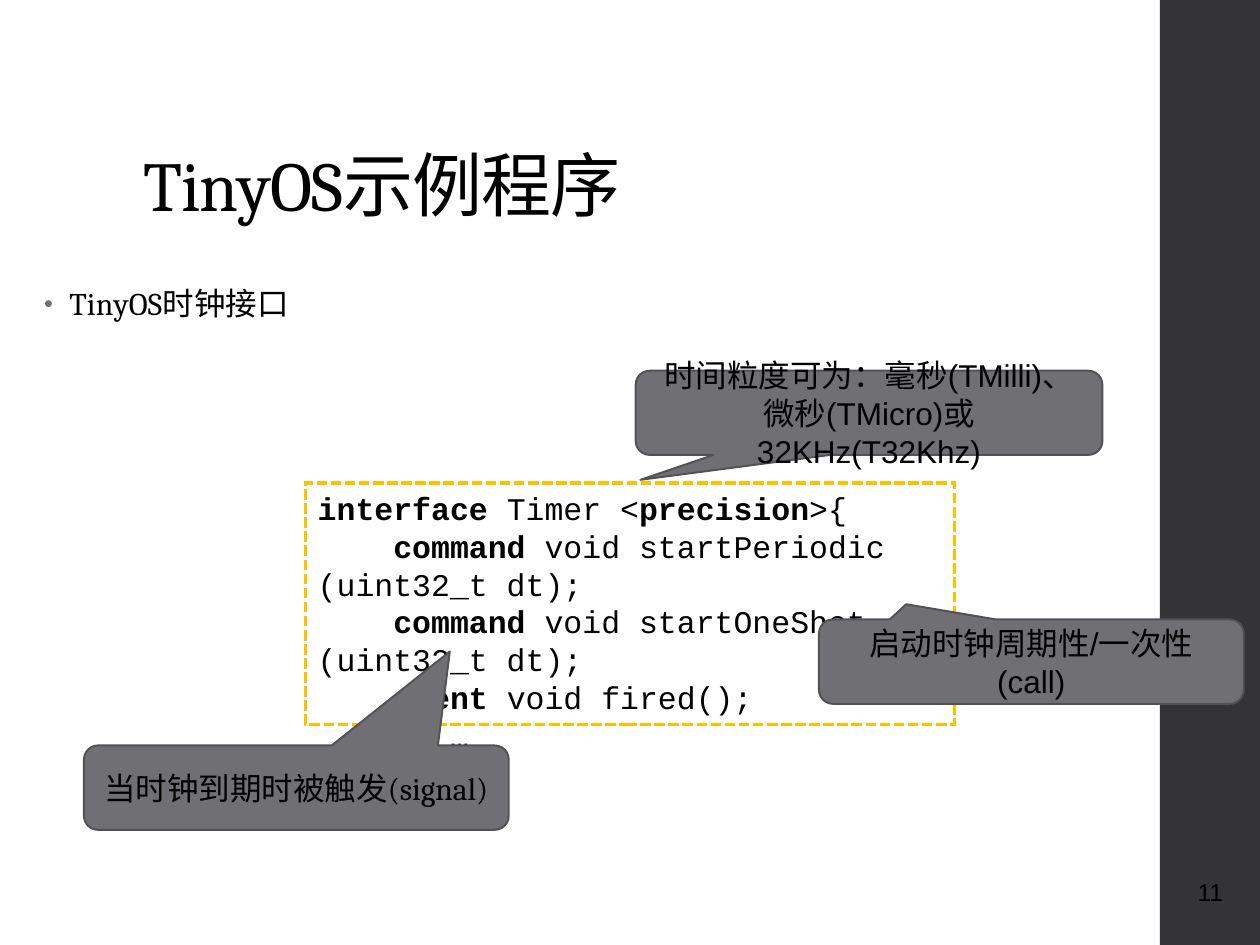
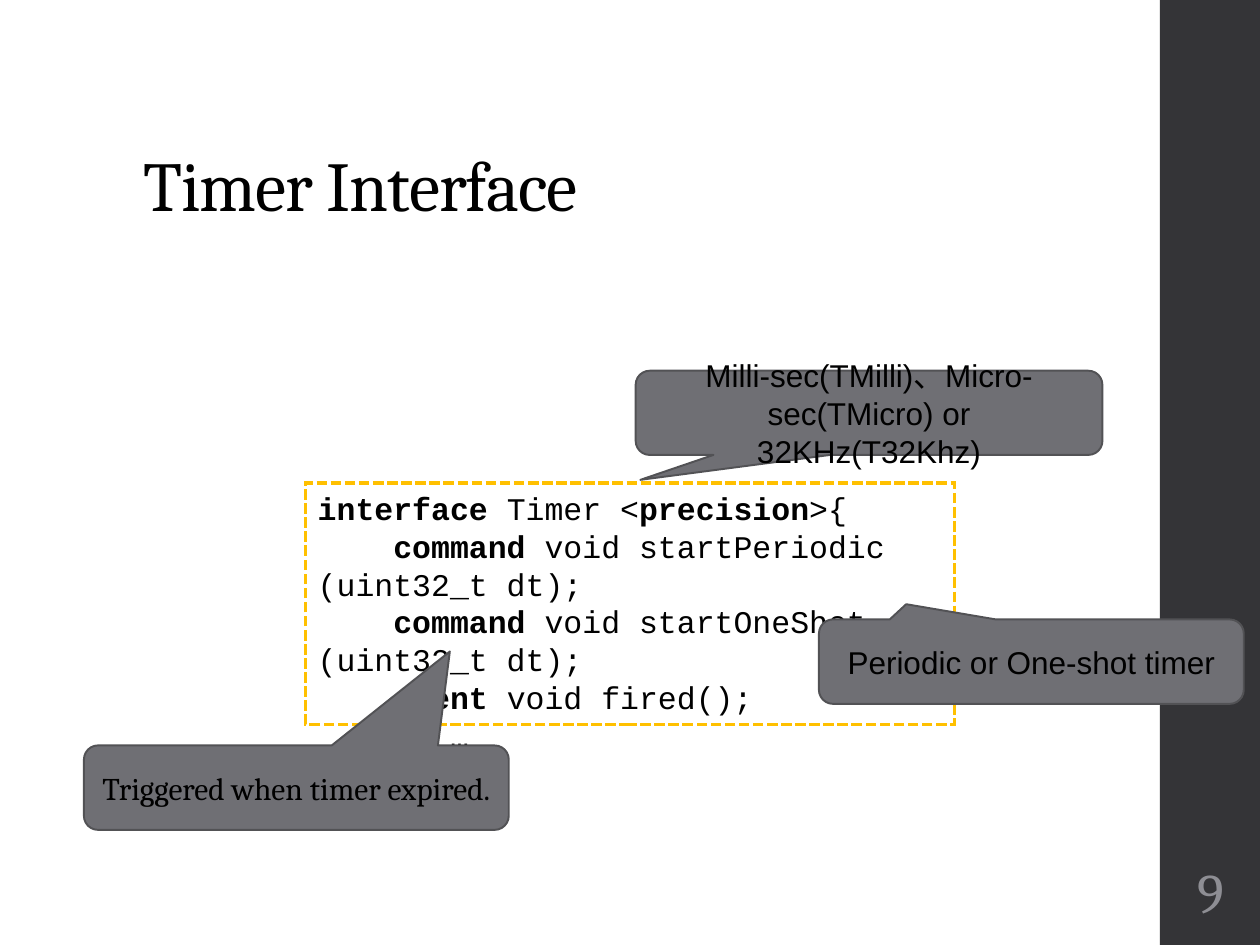
Before and after one commit to geneti/cse220_2020fall, a slide deck: slide 9 of Lectures/cse220-25-C-programming-in-IoT.pptx (slide 11 before the commit). Drawn at 1260x945 pixels with LibreOffice and Linux fonts; fonts in the diff are those of the drawing. Boxes give left, top, right and bottom in pixels: in the first picture for what was removed or moved away, otherwise in the second. Text is boxed around its words. In the diff, an @@ line names an element or a change of style, - is before the commit and + after.

```diff
--- a/Lectures/cse220-25-C-programming-in-IoT.pptx
+++ b/Lectures/cse220-25-C-programming-in-IoT.pptx
@@ title at box(143, 161, 578, 212): text changed @@
-TinyOS示例程序
+Timer Interface
@@ text removed at box(69, 288, 289, 322) @@
-• TinyOS时钟接口
@@ text in rounded speech box at box(705, 362, 1032, 469): text changed @@
-时间粒度可为：毫秒(TMilli)、微秒(TMicro)或32KHz(T32Khz)
+Milli-sec(TMilli)、Micro-sec(TMicro) or 32KHz(T32Khz)
@@ text in rounded speech box at box(848, 651, 1215, 674): text changed @@
-启动时钟周期性/一次性(call)
+Periodic or One-shot timer
@@ text in rounded speech box at box(102, 778, 491, 807): text changed @@
-当时钟到期时被触发(signal)
+Triggered when timer expired.
@@ page number at box(1197, 875, 1224, 913): text changed; size 14 to 32 pt; font Arial to Cambria; text colour #000000 to #8E8E94 @@
-11
+9
```
Also in this commit, not shown: 13 other slides changed, 2 slides added, 4 slides removed, 1 other file.
